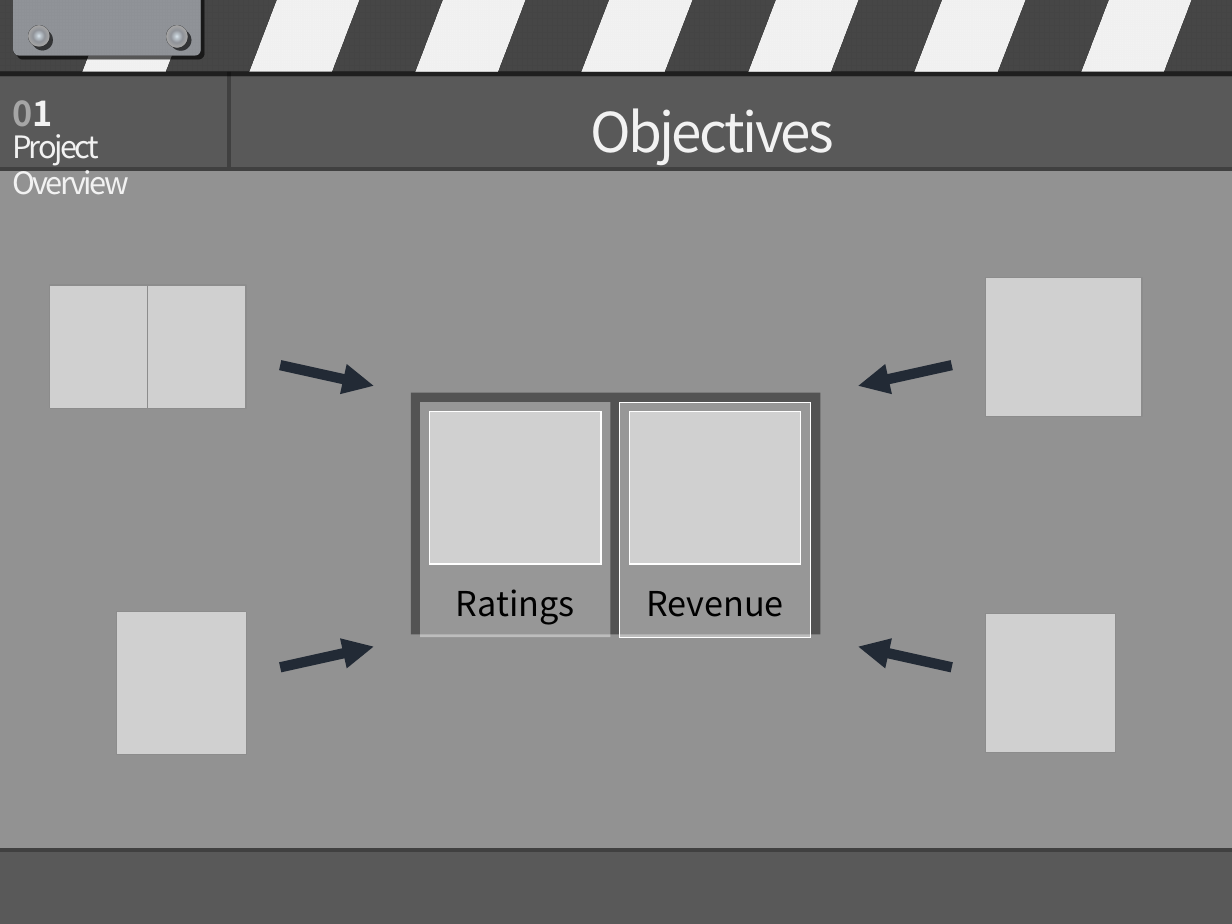
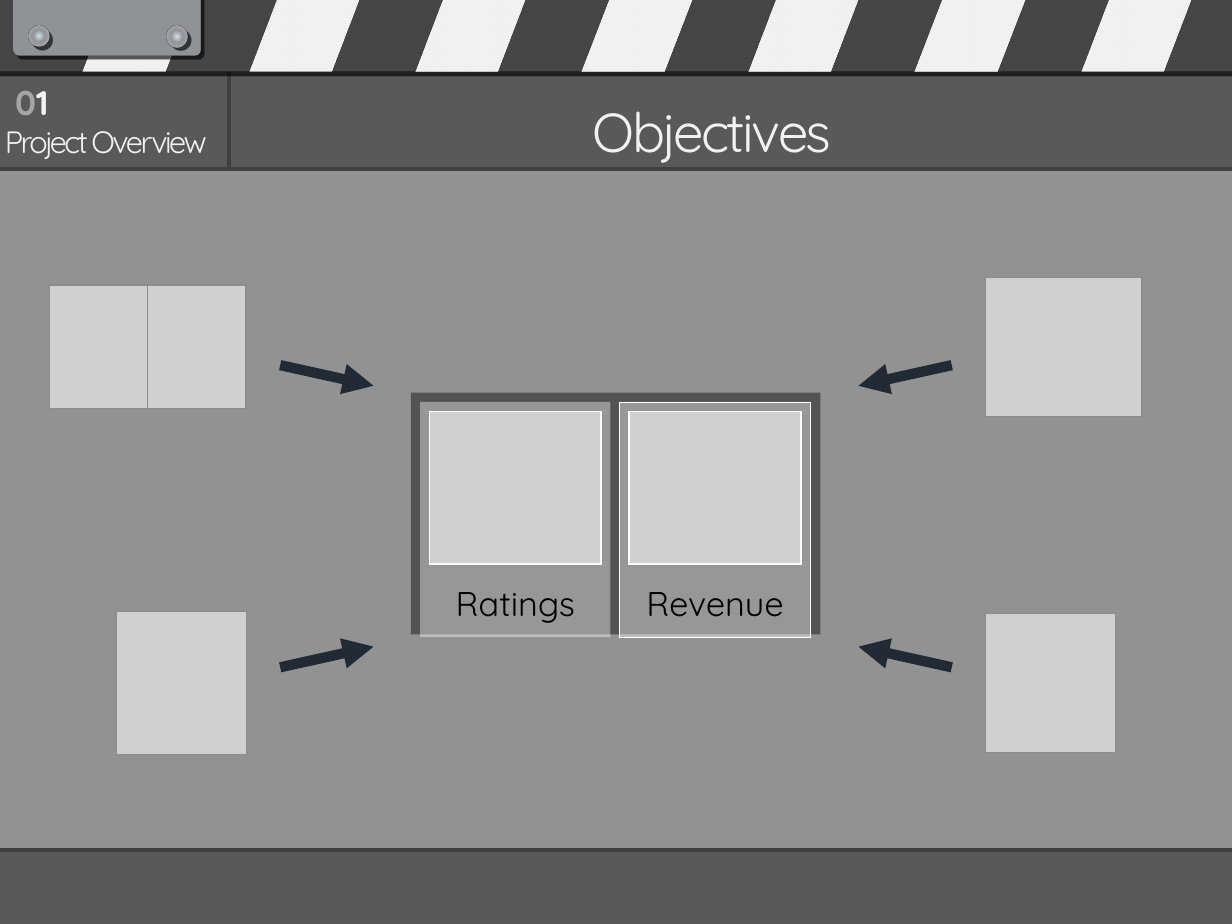
Before and after one commit to asmath472/21SRproject, a slide deck: slide 4 of R final presentation.pptx. Drawn at 1232x924 pixels with LibreOffice and Linux fonts; fonts in the diff are those of the drawing; grey boxes stand for pictures. Boxes give left, top, right and bottom in pixels: in the first picture for what was removed or moved away, otherwise in the second. Text is boxed around its words. In the diff, an @@ line names an element or a change of style, - is before the commit and + after.

```diff
--- a/R final presentation.pptx
+++ b/R final presentation.pptx
@@ text "01": place and size @@
-text "01" at (12,100,52,126)
+text "01" at (15,91,49,115)
@@ text "Project Overview": place and size @@
-text "Project Overview" at (12,134,129,194)
+text "Project Overview" at (5,131,206,159)
@@ font Noto Sans CJK KR to Quicksand in 5 elements at (593,111,832,163), (15,91,49,115), (5,131,206,159), (456,592,575,623), (646,592,783,617) @@
```
Also in this commit, not shown: 12 other slides changed, 8 slides added, 2 slides removed.
